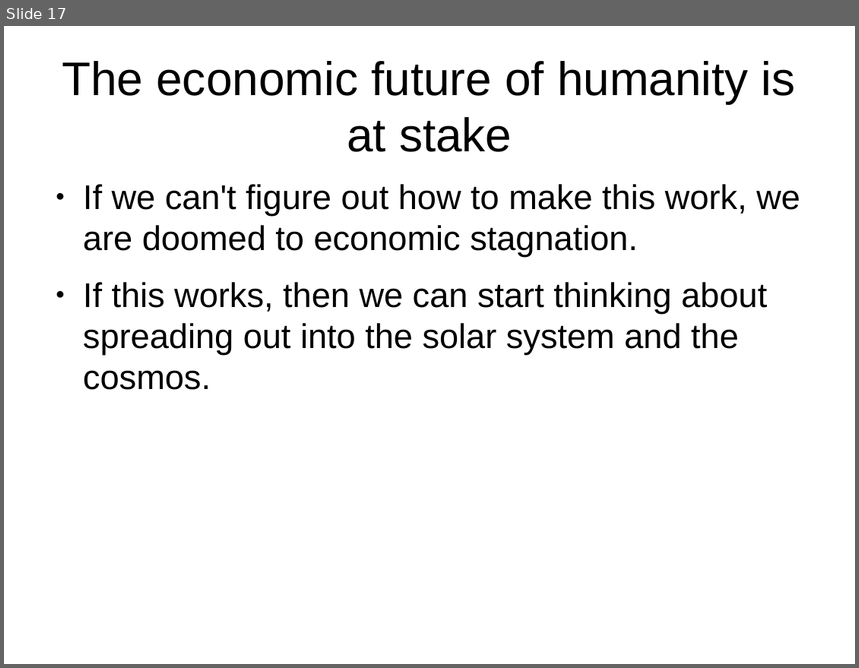
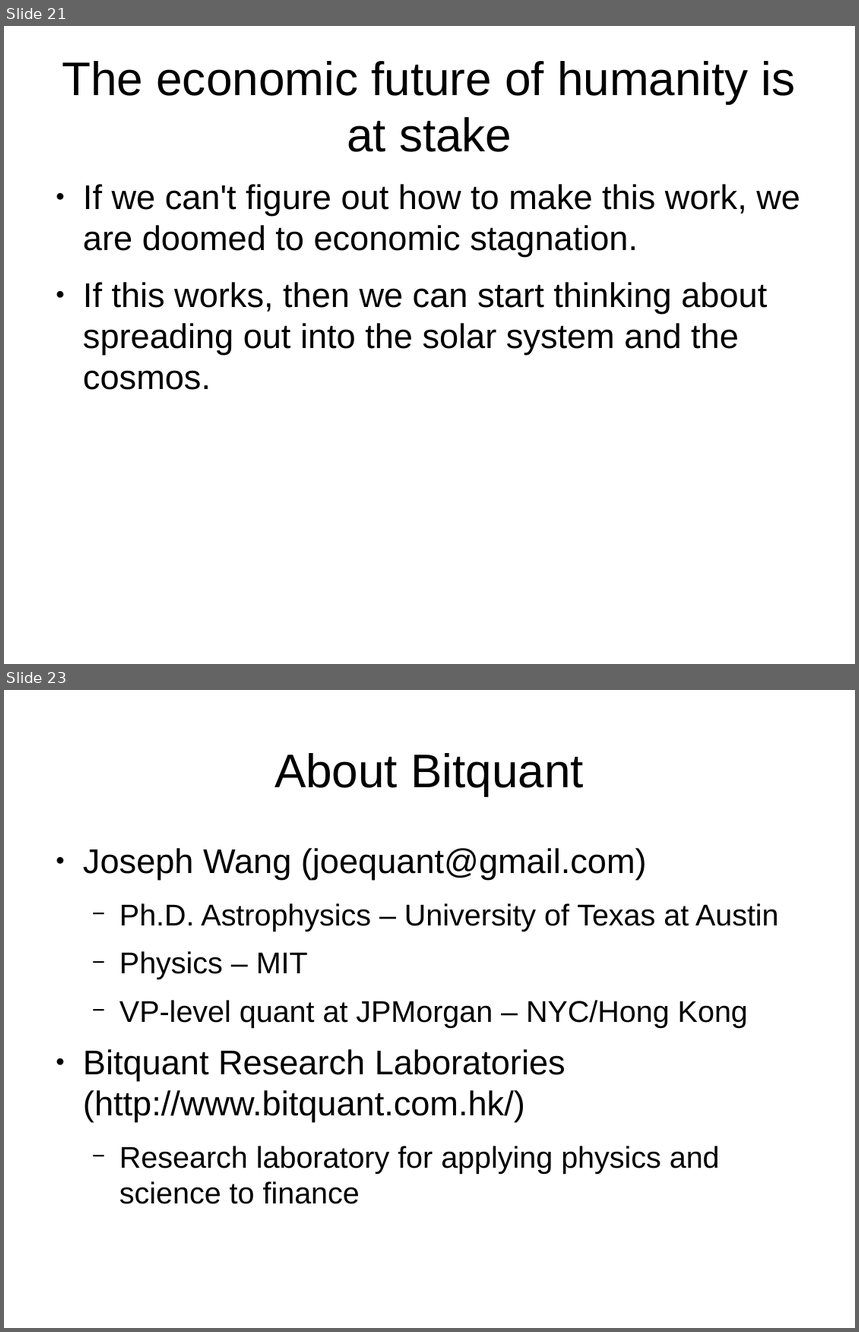
Before and after one commit to joequant/bitquant, a slide deck: pitchdecks/collider.odp. Shown one above the other, each under a label of ours: slide 17 before the commit, slides 21 and 23 after it; the slides between them are not shown. The pictures are 859x668 and 859x1332 pixels, drawn with LibreOffice and Linux fonts; fonts in the diff are those of the drawing. Boxes give left, top, right and bottom in pixels: in the first picture for what was removed or moved away, otherwise in the second. Text is boxed around its words. In the diff, an @@ line names an element or a change of style, - is before the commit and + after.

```diff
--- a/pitchdecks/collider.odp
+++ b/pitchdecks/collider.odp
@@ slide 23 added at (x1=4, y1=690, x2=855, y2=1328), background #FFFFFF @@
@@ title added at (x1=275, y1=753, x2=584, y2=796), 44 pt, text #000000 @@
+About Bitquant
@@ text added at (x1=83, y1=848, x2=779, y2=1205), 28 pt, text #000000 @@
+● Joseph Wang (joequant@gmail.com)
+  − Ph.D. Astrophysics – University of Texas at Austin
+  − Physics – MIT
+  − VP-level quant at JPMorgan – NYC/Hong Kong
+● Bitquant Research Laboratories (http://www.bitquant.com.hk/)
+  − Research laboratory for applying physics and science to finance
@@ what was slide 17 is now slide 21 @@
```
Also in this commit, not shown: 7 slides changed, 5 other slides added, 1 slide removed, 1 other file.
